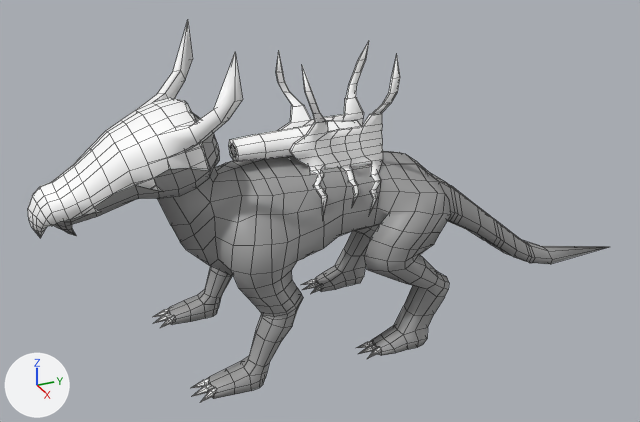
The FBX model NenhumAdeusParaNos/Assets/Models/Personagens/Inimigos/LustroRanged.fbx: old version first, new version second.
Rendered twice from a camera (50 mm lens) standing at (2.631, -1.429, 1.775) and looking at (-0.026, -0.233, 0.446). Arrows for +X, +Y and +Z are at lower left; the lights stay in place. Mesh edges are drawn as thin lines. Where no turn or scale is listed for an object, it has been applied to the vertices. Vertices at the same position are counted once.

Names of what the first picture shows: 'Canhao', 'InimigoDist'.
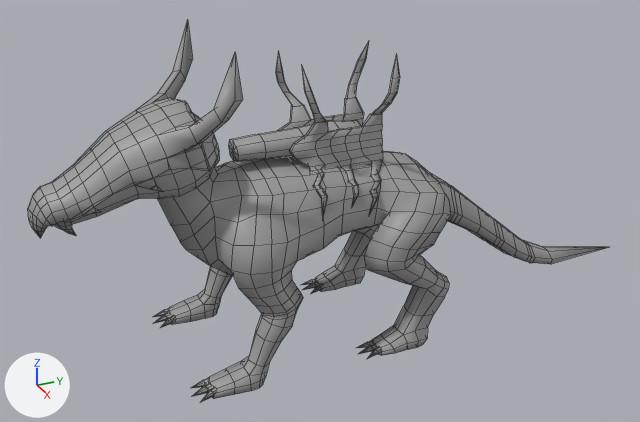
Changed parts and their boxes [x1, y1, x2, y2] in the pictures (640 x 422 px):
part 1 of me_inimigodist, recoloured (white to grey): [28, 20, 400, 403] in both
part 2 of me_inimigodist_003, cut back: [228, 140, 238, 162] in both
part 3 of me_inimigodist_003, recoloured (white to grey): [231, 120, 361, 162] in both

What the commit changed:
me_inimigodist is used by ob_inimigodist; location (0.0, 0.0, 0.056).
me_inimigodist had 1708 vertices, 1700 faces and spanned x -0.32..0.32, y -1.23..1.14, z -0.06..1.07.
me_inimigodist no longer uses material mat_material_003 (grey #9c9c9c).
me_inimigodist now has 1708 vertices, 1698 faces and spans x -0.32..0.32, y -1.23..1.14, z -0.06..1.07.
me_inimigodist part 1: 745 faces spanning x -0.29..0.3, y -1.23..-0.01, z -0.06..1.07 switch from mat_material_001 (white #ffffff) to mat_material_002 (grey #9c9c9c).
me_inimigodist_003 is used by ob_canhao; location (0.0, 0.0, 0.056).
me_inimigodist_003 had 50 vertices, 56 faces and spanned x -0.072..0.072, y -0.56..-0.07, z 0.624..0.735.
me_inimigodist_003 no longer uses material mat_material_004 (black #000000).
me_inimigodist_003 now has 42 vertices, 48 faces and spans x -0.072..0.072, y -0.56..-0.07, z 0.624..0.735.
Part 2, on me_inimigodist_003:
8 vertices are removed from x -0.032..0.031, y -0.56, z 0.658..0.704.
16 faces are deleted.
8 new faces join them.
me_inimigodist_003 part 3: 40 faces spanning x -0.072..0.072, y -0.56..-0.07, z 0.624..0.735 switch from mat_material_001 (white #ffffff) to mat_material_002 (grey #9c9c9c).
